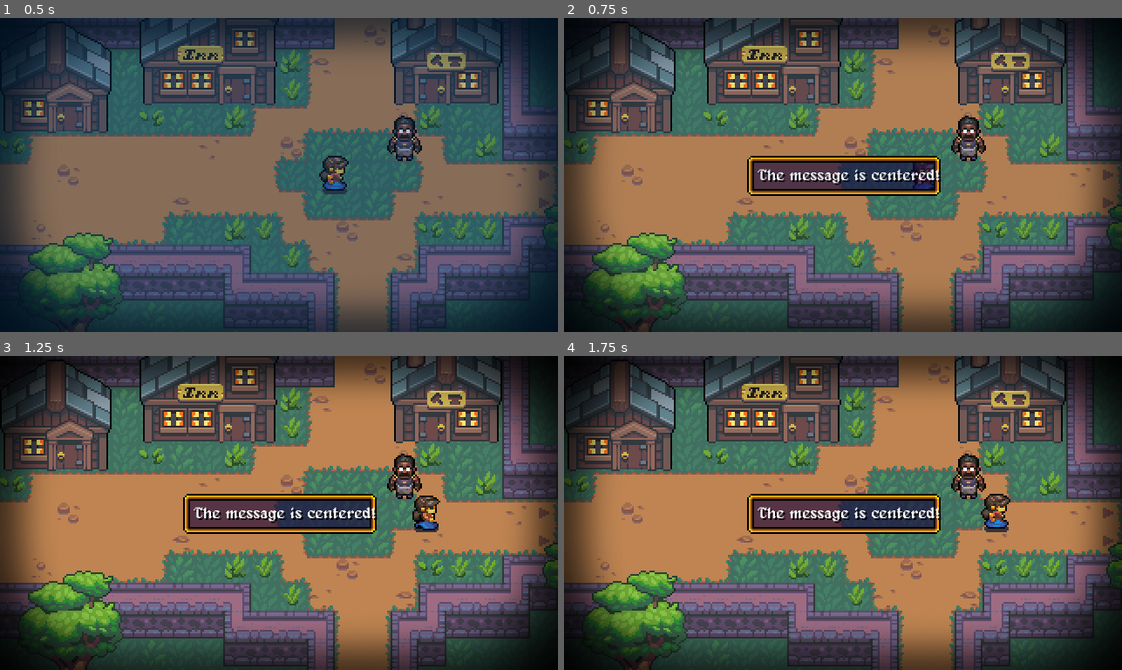
Above: before the commit, frames 1-4 (two rows, left to right).
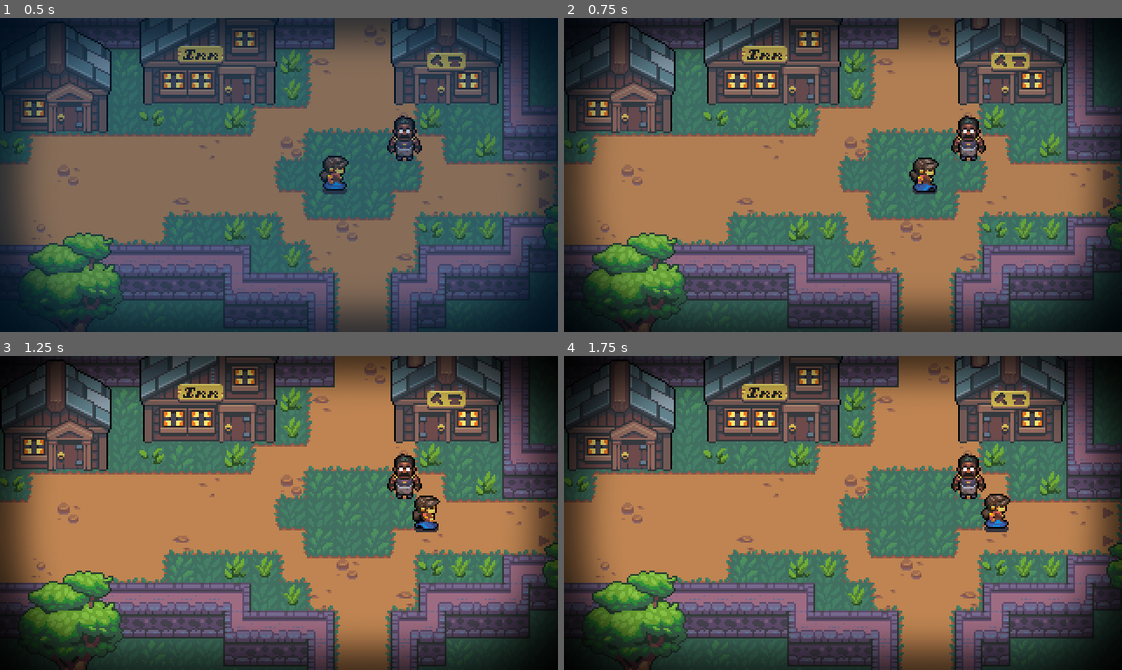
Above: after the commit, the same moments.

Repository: IcefoxCross/RPG_Udemy_GMS2GODOT
Game: Godot game, scene res://MainScenes/Main.tscn
Two runs of this game, one before a commit and one after it. Both use one fixed random seed, a clock stepped at 60 frames per second and the inputs below.
Inputs:
- Up to frame 1 (0.5 s): no input
- Up to frame 2 (0.75 s): hold Right (move_right) from 0.53 s (still down); hold Z (action) from 0.53 s (still down)
- Up to frame 3 (1.25 s): keep holding Right (move_right); keep holding Z (action)
- Up to frame 4 (1.75 s): release Right (move_right) at 1.28 s; release Z (action) at 1.28 s; hold X (back) from 1.28 s (still down); tap Z (action) at 1.35 s

Frame 1 is identical in both runs. In frame 2, 4.4% of the frame differs, in the area x 32-68%, y 43-57%; in frame 3, 4.4%; in frame 4, 4.4%.

Commit message:
section 24/class 80

Diff:
--- a/MainScenes/Main.gd
+++ b/MainScenes/Main.gd
@@ -24,12 +24,6 @@
 	fade.fade(0)
 	gdata.pause_enabled = true
 	yield(fade, "fade_done")
-
-func _unhandled_input(event):
-	if event.is_action_pressed("action"):
-		var msg = load("res://UI/Message.tscn").instance()
-		gui.add_child(msg)
-		msg.initialize_centered("The message is centered!")
 
 func encounter():
 	if player == null or randenc == null:
